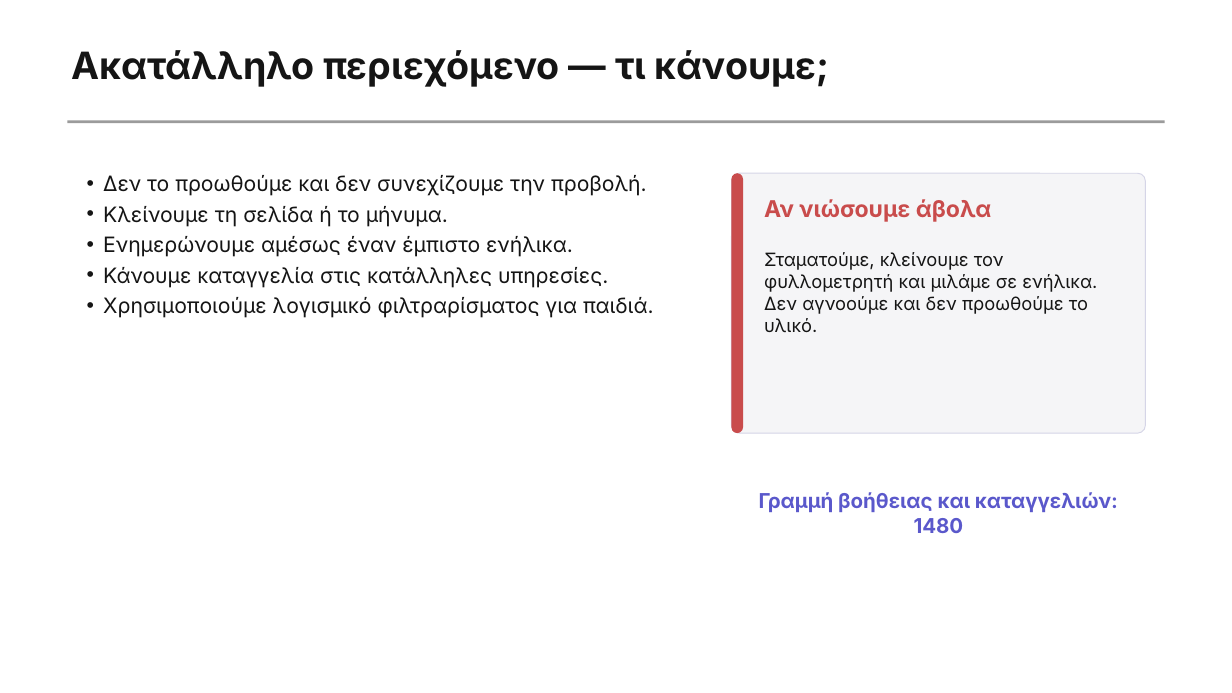
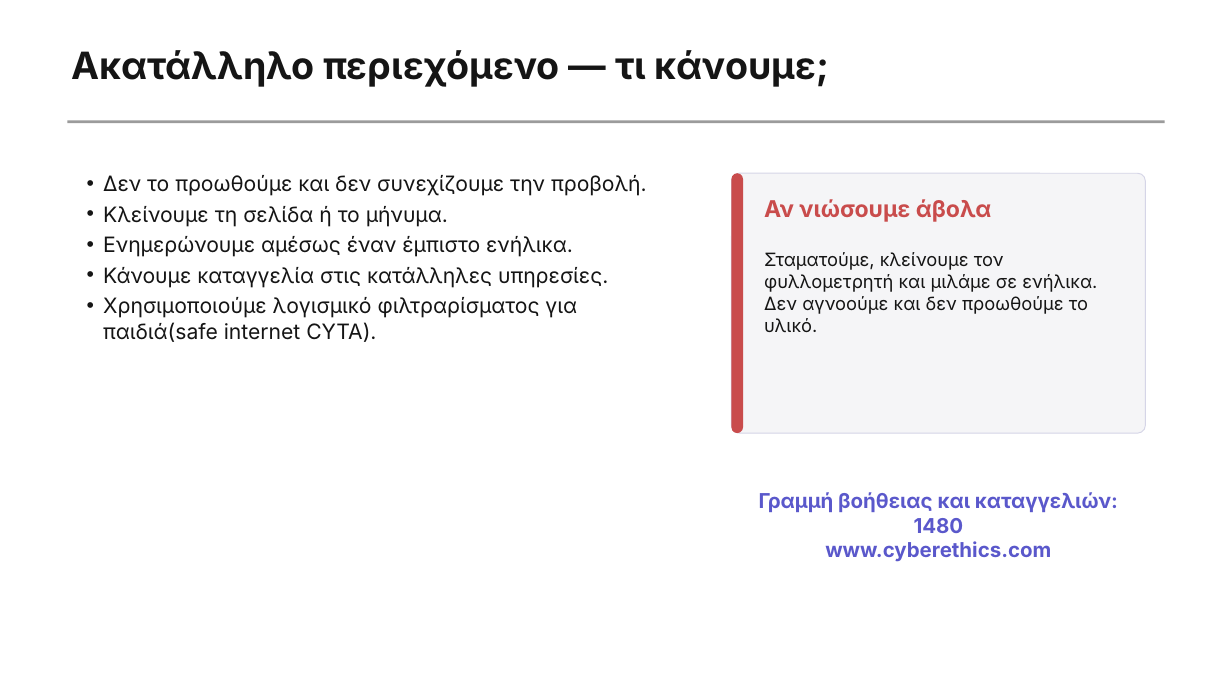
Before and after one commit to aristos32/education, a slide deck: slide 3 of schools-presentations/A Gymnasiou/A5.3 Μ2 - Κίνδυνοι στο Διαδίκτυο.pptx. Drawn at 1232x693 pixels with LibreOffice and Linux fonts; fonts in the diff are those of the drawing. Boxes give left, top, right and bottom in pixels: in the first picture for what was removed or moved away, otherwise in the second. Text is boxed around its words. In the diff, an @@ line names an element or a change of style, - is before the commit and + after.

```diff
--- a/schools-presentations/A Gymnasiou/A5.3 Μ2 - Κίνδυνοι στο Διαδίκτυο.pptx
+++ b/schools-presentations/A Gymnasiou/A5.3 Μ2 - Κίνδυνοι στο Διαδίκτυο.pptx
@@ text at (103,297,577,342): text changed @@
-• Χρησιμοποιούμε λογισμικό φιλτραρίσματος για παιδιά.
+• Χρησιμοποιούμε λογισμικό φιλτραρίσματος για παιδιά(safe internet CYTA).
@@ text at (825,541,1051,562): paragraph added @@
+www.cyberethics.com
```
Also in this commit, not shown: 3 other slides changed, 39 other files.
